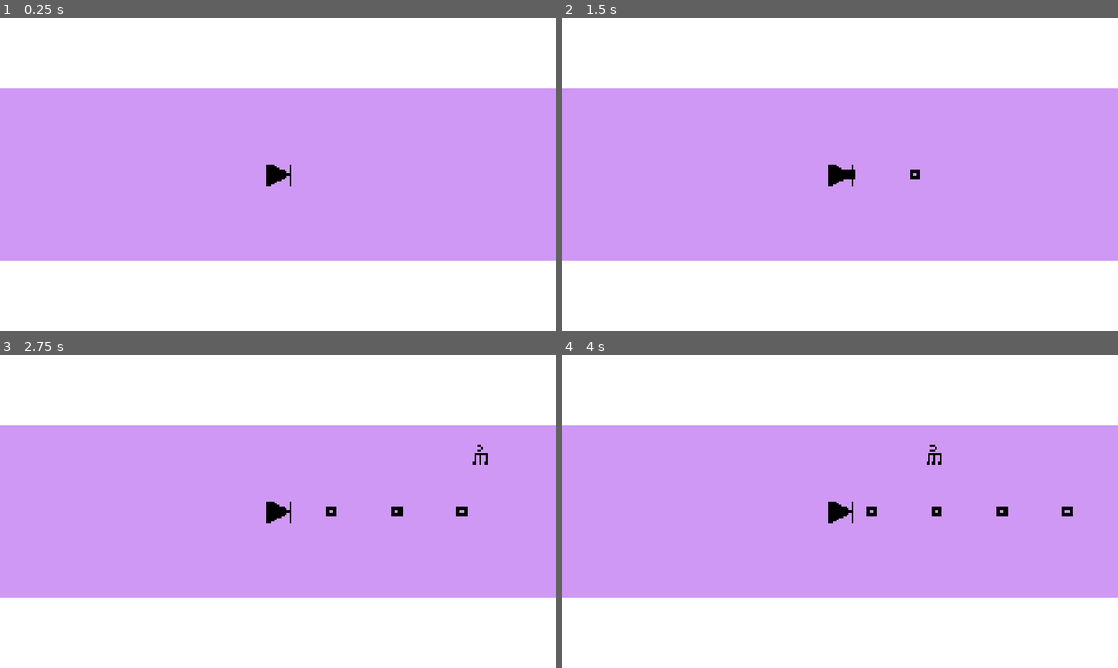
Above: before the commit, frames 1-4 (two rows, left to right).
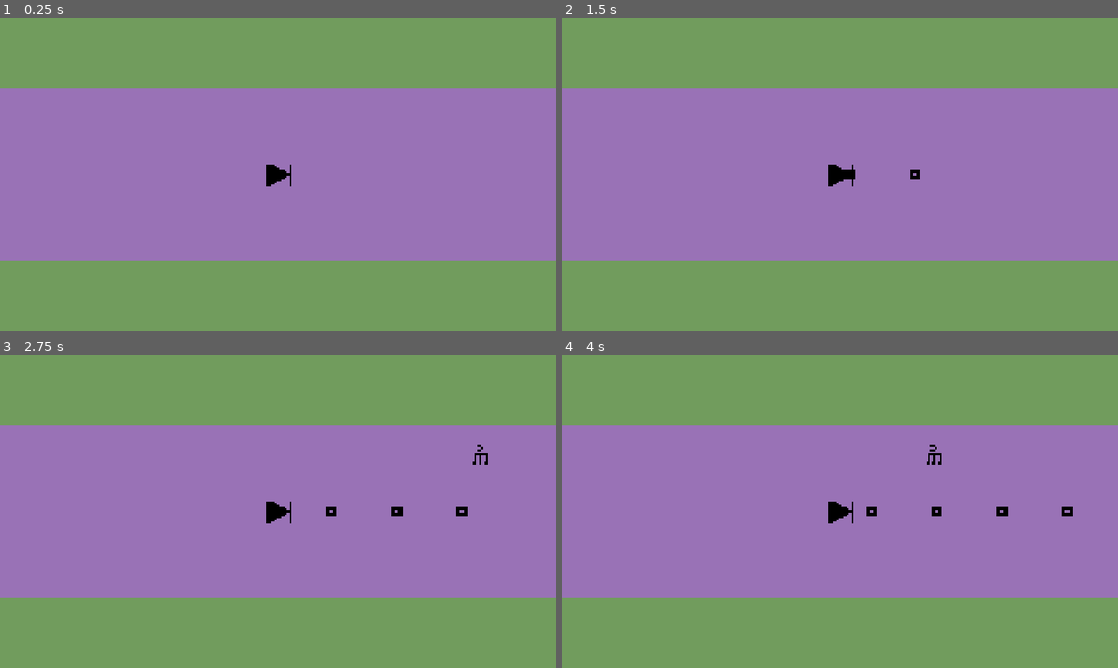
Above: after the commit, the same moments.

Repository: chorwat2137/haven-2026
Game: Godot game, scene res://scenes/main.tscn
Two runs of this game, one before a commit and one after it. Both use one fixed random seed, a clock stepped at 60 frames per second and the inputs below. This scene is started directly instead of the project's main scene.
Inputs:
- Up to frame 1 (0.25 s): no input
- Up to frame 2 (1.5 s): tap Enter (ui_accept) at 0.5, 0.77 s; hold Right (ui_right) from 0.53 s (still down); tap Space (shoot) at 0.6, 1.35 s
- Up to frame 3 (2.75 s): tap Enter (ui_accept) at 1.52 s; release Right (ui_right) at 2.03 s; hold Left (ui_left) from 2.03 s (still down); tap Space (shoot) at 2.1 s
- Up to frame 4 (4 s): release Left (ui_left) at 2.78 s; hold Right (ui_right) from 2.78 s (still down); tap Space (shoot) at 2.85, 3.6 s; tap Enter (ui_accept) at 3.02, 3.77 s

The runs differ from the first frame. In frame 1, 100% of the frame differs, in the area x 0-100%, y 0-100%; in frame 2, 100%; in frame 3, 100%; in frame 4, 100%.

Commit message:
Automatic sync

Diff:
--- a/scenes/spectrum.tscn
+++ b/scenes/spectrum.tscn
@@ -13,4 +13,5 @@
 [node name="ColorRect" type="ColorRect" parent="." unique_id=1297679371]
 offset_right = 1920.0
 offset_bottom = 1080.0
+color = Color(0.4432667, 0.61, 0.36600003, 1)
 script = ExtResource("2_ehwwu")
